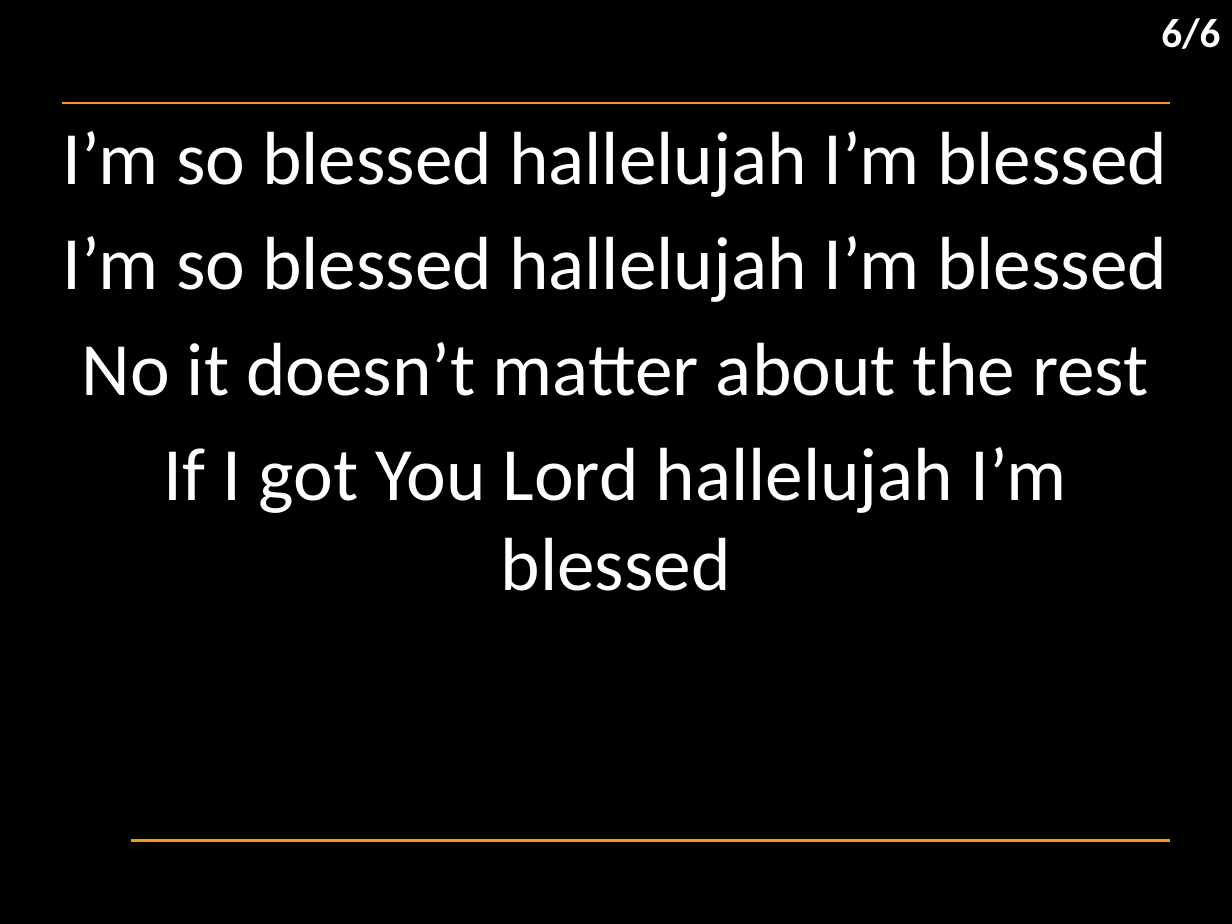
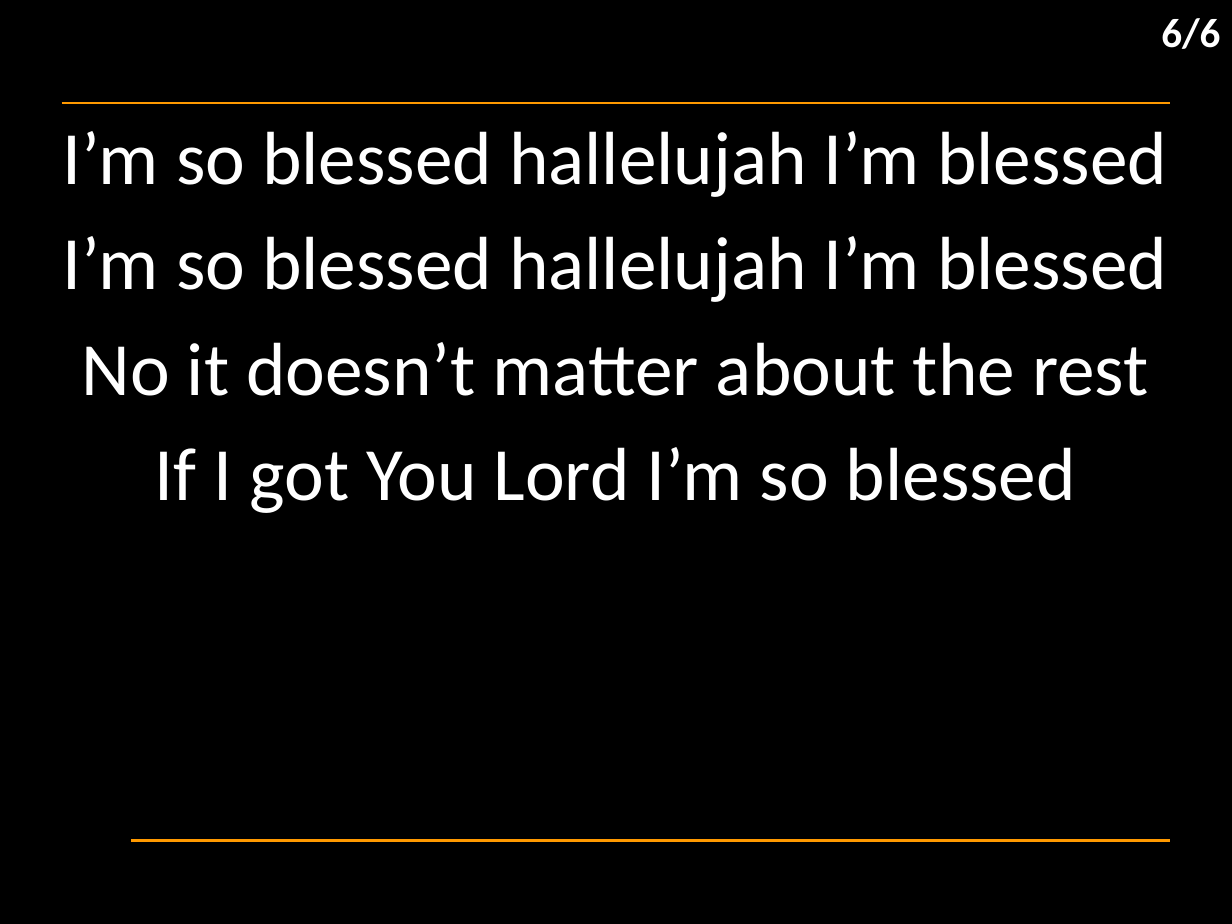
Before and after one commit to hoo-are-ya/worship, a slide deck: slide 9 of docs/songs_2024-11-17.pptx. Drawn at 1232x924 pixels with LibreOffice and Linux fonts; fonts in the diff are those of the drawing; background and template pictures are left out. Boxes give left, top, right and bottom in pixels: in the first picture for what was removed or moved away, otherwise in the second. Text is boxed around its words. In the diff, an @@ line names an element or a change of style, - is before the commit and + after.

```diff
--- a/docs/songs_2024-11-17.pptx
+++ b/docs/songs_2024-11-17.pptx
@@ subtitle at <box>155,447,1076,513</box>: text changed @@
-If I got You Lord hallelujah I’m blessed
+If I got You Lord I’m so blessed
```
Also in this commit, not shown: 4 other slides changed, 1 slide added, 1 slide removed, 1 other file.
